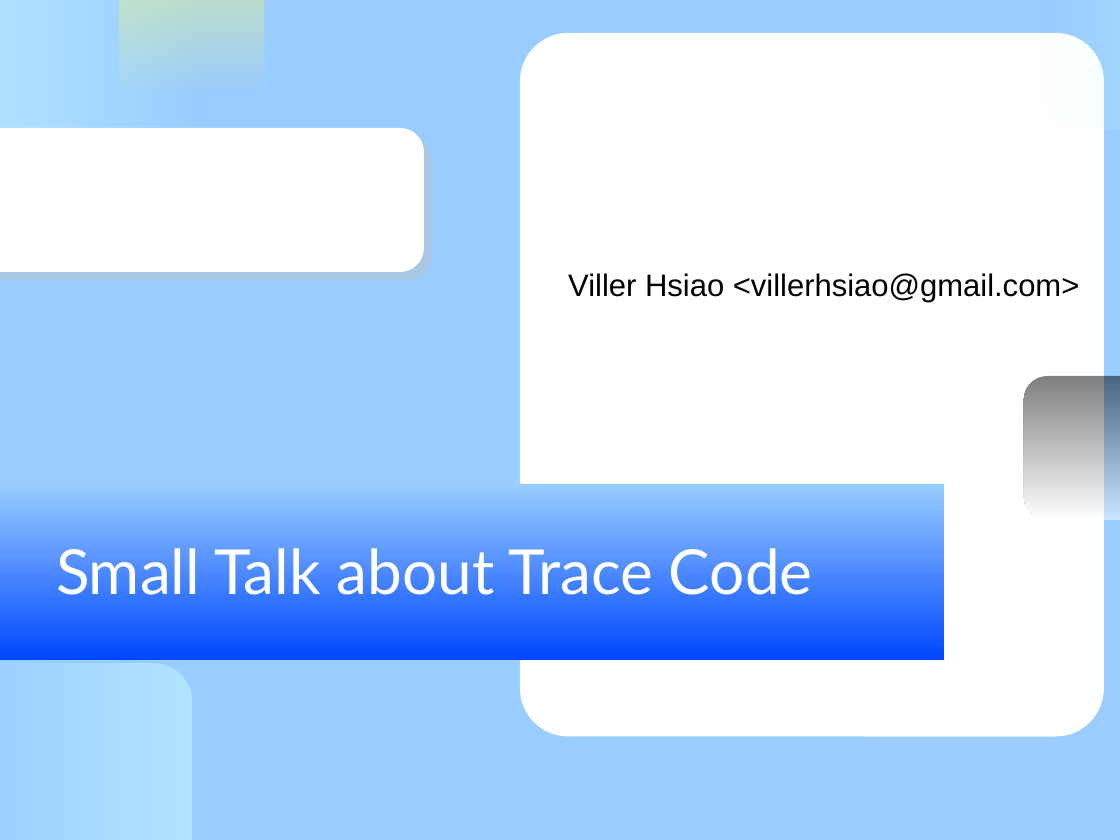
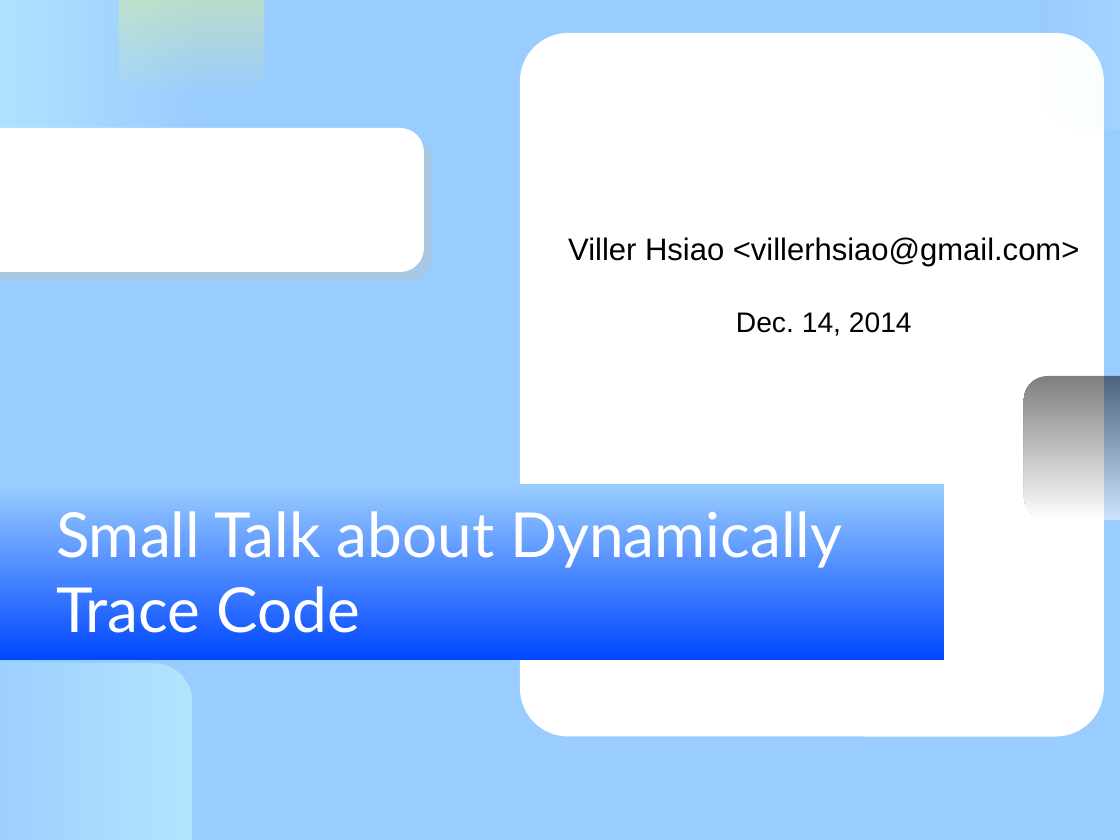
Before and after one commit to vh21/documents, a slide deck: slide 1 of linux/trace-code-tips.odp. Drawn at 1120x840 pixels with LibreOffice and Linux fonts; fonts in the diff are those of the drawing; background and template pictures are left out. Boxes give left, top, right and bottom in pixels: in the first picture for what was removed or moved away, otherwise in the second. Text is boxed around its words. In the diff, an @@ line names an element or a change of style, - is before the commit and + after.

```diff
--- a/linux/trace-code-tips.odp
+++ b/linux/trace-code-tips.odp
@@ subtitle "Viller Hsiao <villerhsiao@gmail.com>": place and size @@
-subtitle "Viller Hsiao <villerhsiao@gmail.com>" at (568, 273, 1080, 302)
+subtitle "Viller Hsiao <villerhsiao@gmail.com>" at (568, 237, 1080, 336)
@@ subtitle at (736, 312, 912, 336): paragraph added @@
+Dec. 14, 2014
@@ title at (56, 511, 842, 633): text changed @@
-Small Talk about Trace Code
+Small Talk about Dynamically Trace Code
```
Also in this commit, not shown: 18 other slides changed, 5 slides added, 4 slides removed.
